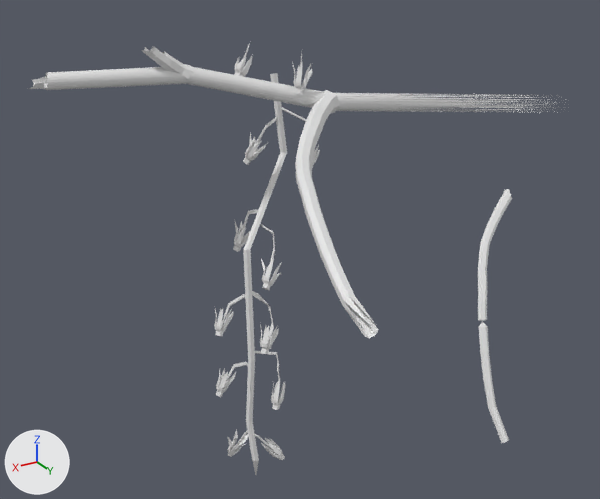
Renders of the OBJ model meshes/env/plants/v6_rachis2.obj from each side of a commit.
The view is the same before and after, from a camera (50 mm lens) standing at (0.206, 0.371, 0.079) and looking at (0.006, 0.037, -0.088). The lights are fixed; the arrows at lower left show +X, +Y and +Z. The older version comes first. Where no turn or scale is listed for an object, it has been applied to the vertices. Vertices at exactly the same position are counted once.

Objects in the first picture: 'v6_rachis2'.
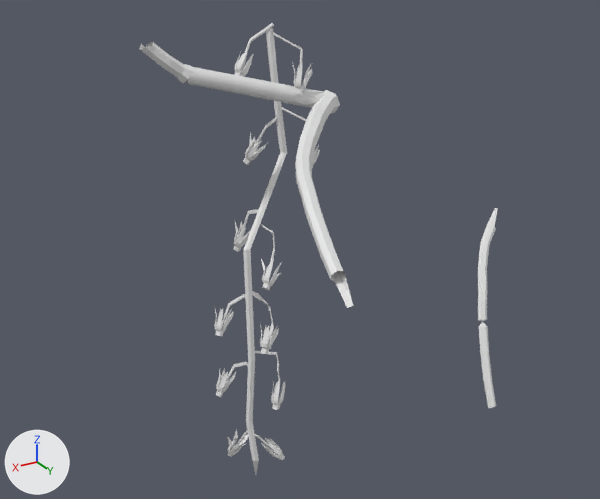
The change, as JSON lines over the scene's bpy script:
```json
{"block": "me_v6_rachis2", "where": "# used by ob_v6_rachis2; location = (0.0, 0.0, 0.0)"}
{"op": "remove", "block": "me_v6_rachis2", "code": "me_v6_rachis2.from_pydata(...)  # 1592 vertices, 2918 faces; spans x -0.183..0.118, y -0.023..0.164, z -0.236..0.013"}
{"op": "add", "block": "me_v6_rachis2", "code": "me_v6_rachis2.from_pydata(...)  # 1531 vertices, 2870 faces; spans x -0.114..0.069, y -0.014..0.145, z -0.236..0.019"}
{"block": "me_v6_rachis2", "change": "me_v6_rachis2 part 1: the loose piece of 13 vertices spanning x 0.109..0.118, y -0.018..-0.008, z -0.003..0.002 is deleted"}
{"block": "me_v6_rachis2", "change": "me_v6_rachis2 part 2"}
{"block": "me_v6_rachis2", "change": "60 vertices are removed from x -0.183..0.112, y -0.015..0.056, z -0.087..0.004"}
{"block": "me_v6_rachis2", "change": "121 faces are deleted"}
{"block": "me_v6_rachis2", "change": "40 vertices are added at x -0.009..0.068, y -0.014..0.016, z 0.001..0.019"}
{"block": "me_v6_rachis2", "change": "128 new faces join them"}
{"block": "me_v6_rachis2", "change": "me_v6_rachis2 part 3"}
{"block": "me_v6_rachis2", "change": "7 vertices are removed from x -0.078..-0.074, y 0.111..0.114, z -0.191..-0.188"}
{"block": "me_v6_rachis2", "change": "14 faces are deleted"}
{"block": "me_v6_rachis2", "change": "me_v6_rachis2 part 4"}
{"block": "me_v6_rachis2", "change": "12 vertices are removed from x 0.047..0.055, y 0.145..0.164, z -0.066..-0.056"}
{"block": "me_v6_rachis2", "change": "21 faces are deleted"}
{"block": "me_v6_rachis2", "change": "other edits to the shape of me_v6_rachis2 do not show in these pictures"}
```

Pixel boxes (x1, y1, x2, y2) of what changed, in the pictures (600 x 499 px; the box of a moved part takes in the faces that stretch with it):
```json
{"object": "v6_rachis2", "change": "reshaped", "before": [29, 41, 561, 475], "after": [139, 23, 498, 475], "on screen": "32% narrower"}
{"part": 1, "of": "me_v6_rachis2", "change": "deleted", "before": [31, 77, 47, 89]}
{"part": 2, "of": "me_v6_rachis2", "change": "moved or reshaped", "before": [45, 58, 561, 228], "after": [139, 23, 311, 75]}
{"part": 3, "of": "me_v6_rachis2", "change": "deleted", "before": [488, 406, 509, 443]}
{"part": 4, "of": "me_v6_rachis2", "change": "deleted", "before": [330, 271, 378, 338]}
```
